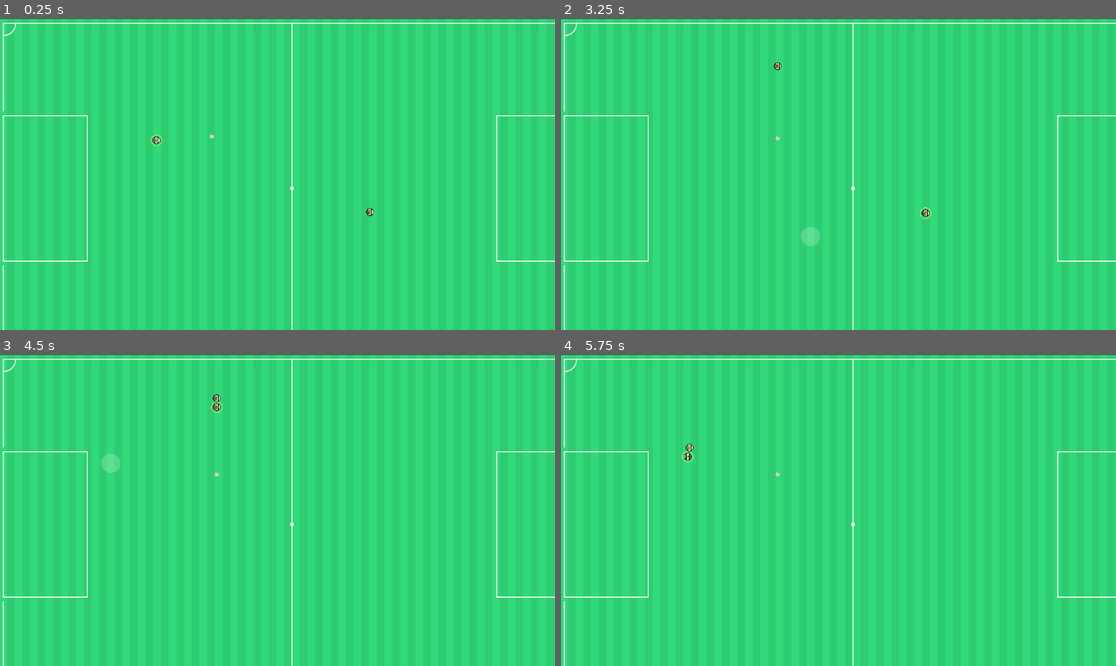
Above: before the commit, frames 1-4 (two rows, left to right).
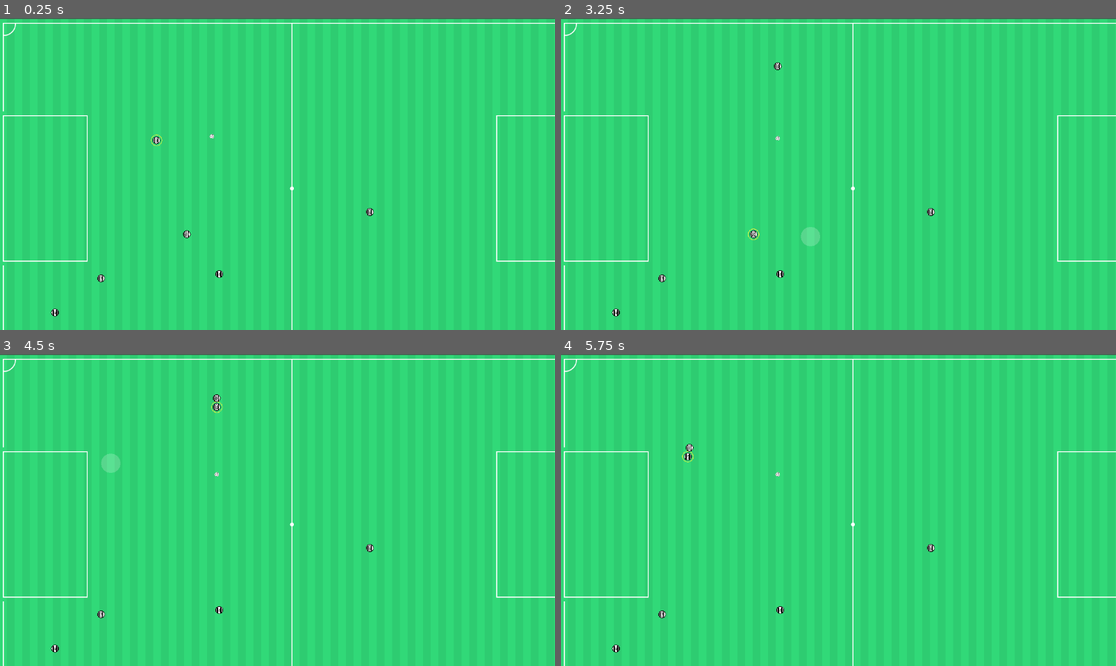
Above: after the commit, the same moments.

Repository: vikkio88/appalla
Game: Godot game, scene res://scenes/Match.tscn
Same seed, same stepped clock (60 frames per second), same inputs: the game is played once before the commit and once after it.
Inputs (mouse positions are in pixels of both pictures, inside the frame that each line leads up to):
- Up to frame 1 (0.25 s): no input
- Up to frame 2 (3.25 s): tap Enter at 0.5 s; move the mouse to (716, 139) at 0.52 s; press the mouse at (716, 139) at 0.53 s; tap R (Reset) at 1.25, 2, 2.75 s; move the mouse to (932, 211) at 1.27 s; release the mouse at (932, 211) at 1.28 s; tap S (S) at 1.35, 2.85 s; click (932, 211) at 1.42 s; move the mouse to (894, 105) at 2.02 s; press the mouse at (894, 105) at 2.03 s; move the mouse to (810, 236) at 2.77 s; release the mouse at (810, 236) at 2.78 s; click (810, 236) at 2.92 s
- Up to frame 3 (4.5 s): move the mouse to (444, 556) at 3.52 s; press the mouse at (444, 556) at 3.53 s; tap R (Reset) at 4.25 s; move the mouse to (111, 463) at 4.27 s; release the mouse at (111, 463) at 4.28 s; tap S (S) at 4.35 s; click (111, 463) at 4.42 s
- Up to frame 4 (5.75 s): move the mouse to (866, 510) at 5.02 s; press the mouse at (866, 510) at 5.03 s

The runs differ from the first frame. In frame 1, 0.1% of the frame differs, in the area x 9-67%, y 38-96%; in frame 2, 0.2%, in the area x 9-68%, y 14-96%; in frame 3, 0.1%; in frame 4, 0.1%.

Commit message:
added more players

Diff:
--- a/models/Player.tscn
+++ b/models/Player.tscn
@@ -11,6 +11,7 @@
 radius = 40.0
 
 [node name="Player" type="CharacterBody2D"]
+scale = Vector2(0.5, 0.5)
 script = ExtResource("1_1nmpv")
 number = 11
 
@@ -30,7 +31,7 @@
 offset_top = -15.0
 offset_right = 15.0
 offset_bottom = 15.0
-theme_override_colors/font_color = Color(1, 1, 0, 1)
+theme_override_colors/font_color = Color(1, 1, 1, 1)
 theme_override_colors/font_shadow_color = Color(0, 0, 0, 1)
 text = "10"
 horizontal_alignment = 1
--- a/scenes/Match.tscn
+++ b/scenes/Match.tscn
@@ -18,12 +18,27 @@
 
 [node name="Player" parent="Home" instance=ExtResource("2_d2rnv")]
 position = Vector2(325, 254)
-scale = Vector2(0.5, 0.5)
-number = 10
+number = 5
 
 [node name="Player2" parent="Home" instance=ExtResource("2_d2rnv")]
 position = Vector2(768, 403)
-scale = Vector2(0.5, 0.5)
+number = 6
+
+[node name="Player3" parent="Home" instance=ExtResource("2_d2rnv")]
+position = Vector2(210, 541)
+number = 7
+
+[node name="Player4" parent="Home" instance=ExtResource("2_d2rnv")]
+position = Vector2(455, 532)
+number = 8
+
+[node name="Player5" parent="Home" instance=ExtResource("2_d2rnv")]
+position = Vector2(114, 612)
+number = 9
+
+[node name="Player6" parent="Home" instance=ExtResource("2_d2rnv")]
+position = Vector2(388, 449)
+number = 10
 
 [node name="Away" type="Node" parent="."]
 
